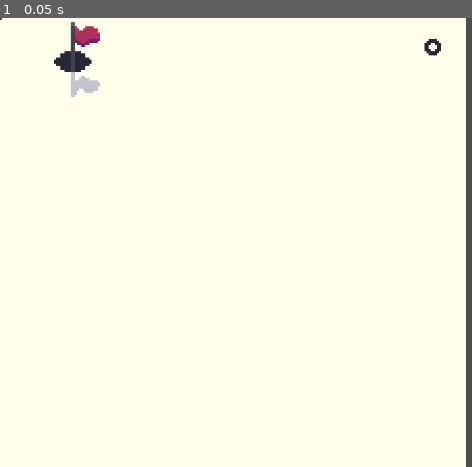
Above: before the commit, frame 1.
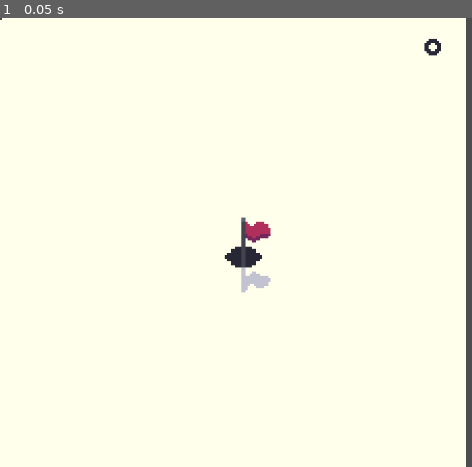
Above: after the commit, the same moment.

Repository: Pojemnik/golfech
Game: Godot game, scene res://scenes/main.tscn
Two runs of this game, one before a commit and one after it. Both use one fixed random seed, a clock stepped at 60 frames per second and the inputs below. Before the commit the project starts from res://main.tscn.
Inputs:
- Up to frame 1 (0.05 s): no input

The runs differ from the first frame. In frame 1, 1.5% of the frame differs, in the area x 11-58%, y 0-62%.

Commit message:
Cleanup directories structure

Diff:
--- a/GameScene.tscn
+++ b/scenes/GameScene.tscn
@@ -1,11 +1,11 @@
 [gd_scene load_steps=9 format=3 uid="uid://drw3t28r5xep0"]
 
 [ext_resource type="Texture2D" uid="uid://dfvcm1lcluy14" path="res://tex/playarea.png" id="1_i2arf"]
-[ext_resource type="PackedScene" uid="uid://dv3jvvqi837e3" path="res://ball.tscn" id="2_hvuor"]
+[ext_resource type="PackedScene" uid="uid://dv3jvvqi837e3" path="res://scenes/ball.tscn" id="2_hvuor"]
 [ext_resource type="Texture2D" uid="uid://1jiuc0mmdlb2" path="res://tex/flag.png" id="3_1kil2"]
-[ext_resource type="PackedScene" uid="uid://de53sucdvbe4m" path="res://bunker.tscn" id="3_haeiw"]
-[ext_resource type="PackedScene" uid="uid://bil7klfgsihs8" path="res://wormhole.tscn" id="4_b5kf5"]
-[ext_resource type="Script" uid="uid://digcmhtjwatr2" path="res://water.gd" id="5_hvuor"]
+[ext_resource type="PackedScene" uid="uid://de53sucdvbe4m" path="res://scenes/bunker.tscn" id="3_haeiw"]
+[ext_resource type="PackedScene" uid="uid://bil7klfgsihs8" path="res://scenes/wormhole.tscn" id="4_b5kf5"]
+[ext_resource type="Script" uid="uid://digcmhtjwatr2" path="res://scripts/water.gd" id="5_hvuor"]
 
 [sub_resource type="RectangleShape2D" id="RectangleShape2D_eqhe0"]
 size = Vector2(20, 120)
--- a/ball.tscn
+++ b/scenes/ball.tscn
@@ -1,6 +1,6 @@
 [gd_scene load_steps=5 format=3 uid="uid://dv3jvvqi837e3"]
 
-[ext_resource type="Script" uid="uid://ckfhh2dky166s" path="res://ball.gd" id="1_41u45"]
+[ext_resource type="Script" uid="uid://ckfhh2dky166s" path="res://scripts/ball.gd" id="1_41u45"]
 [ext_resource type="Texture2D" uid="uid://8ewvrwenv2sg" path="res://tex/ball.png" id="2_ktgx5"]
 
 [sub_resource type="PhysicsMaterial" id="PhysicsMaterial_k77ap"]
--- a/flag.tscn
+++ b/scenes/flag.tscn
@@ -4,7 +4,7 @@
 
 [sub_resource type="CircleShape2D" id="CircleShape2D_jfjt6"]
 
-[node name="Flag" type="Area2D"]
+[node name="Flag" type="Area2D" groups=["flag"]]
 
 [node name="Sprite" type="Sprite2D" parent="."]
 texture_filter = 1
--- a/Level1.tscn
+++ b/scenes/levels/Level1.tscn
@@ -1,11 +1,11 @@
 [gd_scene load_steps=11 format=3 uid="uid://bhoi4dhhi2nh5"]
 
 [ext_resource type="Texture2D" uid="uid://dfvcm1lcluy14" path="res://tex/playarea.png" id="1_wwdpc"]
-[ext_resource type="PackedScene" uid="uid://dv3jvvqi837e3" path="res://ball.tscn" id="3_nc7oo"]
-[ext_resource type="PackedScene" uid="uid://de53sucdvbe4m" path="res://bunker.tscn" id="4_6x3wt"]
-[ext_resource type="PackedScene" uid="uid://bil7klfgsihs8" path="res://wormhole.tscn" id="5_3453u"]
-[ext_resource type="Script" uid="uid://digcmhtjwatr2" path="res://water.gd" id="6_46pvi"]
-[ext_resource type="PackedScene" uid="uid://cdhr8fbix5ilj" path="res://flag.tscn" id="6_lmyl5"]
+[ext_resource type="PackedScene" uid="uid://dv3jvvqi837e3" path="res://scenes/ball.tscn" id="3_nc7oo"]
+[ext_resource type="PackedScene" uid="uid://de53sucdvbe4m" path="res://scenes/bunker.tscn" id="4_6x3wt"]
+[ext_resource type="PackedScene" uid="uid://bil7klfgsihs8" path="res://scenes/wormhole.tscn" id="5_3453u"]
+[ext_resource type="Script" uid="uid://digcmhtjwatr2" path="res://scripts/water.gd" id="6_46pvi"]
+[ext_resource type="PackedScene" uid="uid://cdhr8fbix5ilj" path="res://scenes/flag.tscn" id="6_lmyl5"]
 
 [sub_resource type="RectangleShape2D" id="RectangleShape2D_eqhe0"]
 size = Vector2(20, 120)
@@ -162,8 +162,8 @@
 rotation = 1.5707964
 shape = SubResource("WorldBoundaryShape2D_8qnej")
 
-[node name="Flag" parent="." groups=["flag"] instance=ExtResource("6_lmyl5")]
-position = Vector2(18, 10)
+[node name="Flag" parent="." instance=ExtResource("6_lmyl5")]
+position = Vector2(59, 57)
 
 [connection signal="body_exited" from="Wormhole" to="Wormhole" method="_on_body_exited"]
 [connection signal="body_entered" from="Water" to="Water" method="_on_body_entered"]
--- a/Level2.tscn
+++ b/scenes/levels/Level2.tscn
@@ -1,11 +1,11 @@
 [gd_scene load_steps=10 format=3 uid="uid://jy4dwp4l4gor"]
 
-[ext_resource type="Texture2D" uid="uid://dfvcm1lcluy14" path="res://tex/playarea.png" id="1_8qnej"]
-[ext_resource type="Texture2D" uid="uid://1jiuc0mmdlb2" path="res://tex/flag.png" id="2_ncqfc"]
-[ext_resource type="PackedScene" uid="uid://dv3jvvqi837e3" path="res://ball.tscn" id="3_qgfn2"]
-[ext_resource type="PackedScene" uid="uid://de53sucdvbe4m" path="res://bunker.tscn" id="4_edmbx"]
-[ext_resource type="PackedScene" uid="uid://bil7klfgsihs8" path="res://wormhole.tscn" id="5_k505m"]
-[ext_resource type="Script" uid="uid://digcmhtjwatr2" path="res://water.gd" id="6_mujx1"]
+[ext_resource type="Texture2D" uid="uid://dfvcm1lcluy14" path="res://tex/playarea.png" id="1_twycr"]
+[ext_resource type="PackedScene" uid="uid://dv3jvvqi837e3" path="res://scenes/ball.tscn" id="3_e3qul"]
+[ext_resource type="PackedScene" uid="uid://de53sucdvbe4m" path="res://scenes/bunker.tscn" id="4_dpm1s"]
+[ext_resource type="PackedScene" uid="uid://bil7klfgsihs8" path="res://scenes/wormhole.tscn" id="5_mcssb"]
+[ext_resource type="Script" uid="uid://digcmhtjwatr2" path="res://scripts/water.gd" id="6_dwyyt"]
+[ext_resource type="PackedScene" uid="uid://cdhr8fbix5ilj" path="res://scenes/flag.tscn" id="7_a6cvn"]
 
 [sub_resource type="RectangleShape2D" id="RectangleShape2D_i2arf"]
 size = Vector2(20.121023, 20)
@@ -19,36 +19,30 @@
 [node name="Node2D" type="Node2D"]
 
 [node name="Playarea" type="Sprite2D" parent="."]
-texture = ExtResource("1_8qnej")
+texture = ExtResource("1_twycr")
 centered = false
 
 [node name="Spawnpoint" type="Node2D" parent="."]
 position = Vector2(14, 56)
 
-[node name="Flag" type="Sprite2D" parent="."]
-texture_filter = 1
-position = Vector2(89, 58)
-texture = ExtResource("2_ncqfc")
-offset = Vector2(0.5, 0)
-
-[node name="Ball" parent="." node_paths=PackedStringArray("spawnpoint") instance=ExtResource("3_qgfn2")]
+[node name="Ball" parent="." node_paths=PackedStringArray("spawnpoint") instance=ExtResource("3_e3qul")]
 position = Vector2(14, 56)
 spawnpoint = NodePath("../Spawnpoint")
 
-[node name="Bunker" parent="." instance=ExtResource("4_edmbx")]
+[node name="Bunker" parent="." instance=ExtResource("4_dpm1s")]
 position = Vector2(237, 196)
 
-[node name="Wormhole2" parent="." node_paths=PackedStringArray("output") instance=ExtResource("5_k505m")]
+[node name="Wormhole2" parent="." node_paths=PackedStringArray("output") instance=ExtResource("5_mcssb")]
 position = Vector2(4, 56)
 output = NodePath("../Wormhole")
 
-[node name="Wormhole" parent="." node_paths=PackedStringArray("output") instance=ExtResource("5_k505m")]
+[node name="Wormhole" parent="." node_paths=PackedStringArray("output") instance=ExtResource("5_mcssb")]
 position = Vector2(108, 58)
 output = NodePath("../Wormhole2")
 
 [node name="Water" type="Area2D" parent="."]
 position = Vector2(58, 54)
-script = ExtResource("6_mujx1")
+script = ExtResource("6_dwyyt")
 
 [node name="CollisionShape2D" type="CollisionShape2D" parent="Water"]
 position = Vector2(0, -10)
@@ -124,5 +118,8 @@
 rotation = 1.5707964
 shape = SubResource("WorldBoundaryShape2D_8qnej")
 
+[node name="Flag" parent="." instance=ExtResource("7_a6cvn")]
+position = Vector2(89, 58)
+
 [connection signal="body_exited" from="Wormhole" to="Wormhole" method="_on_body_exited"]
 [connection signal="body_entered" from="Water" to="Water" method="_on_body_entered"]
--- a/Level3.tscn
+++ b/scenes/levels/Level3.tscn
@@ -1,10 +1,10 @@
 [gd_scene load_steps=9 format=3 uid="uid://diq7x8l08nkb8"]
 
 [ext_resource type="Texture2D" uid="uid://dfvcm1lcluy14" path="res://tex/playarea.png" id="1_jfjt6"]
-[ext_resource type="Texture2D" uid="uid://1jiuc0mmdlb2" path="res://tex/flag.png" id="2_0vw6x"]
-[ext_resource type="PackedScene" uid="uid://dv3jvvqi837e3" path="res://ball.tscn" id="3_cgold"]
-[ext_resource type="PackedScene" uid="uid://de53sucdvbe4m" path="res://bunker.tscn" id="4_evb8c"]
-[ext_resource type="Script" uid="uid://digcmhtjwatr2" path="res://water.gd" id="5_yqqjl"]
+[ext_resource type="PackedScene" uid="uid://dv3jvvqi837e3" path="res://scenes/ball.tscn" id="3_cgold"]
+[ext_resource type="PackedScene" uid="uid://de53sucdvbe4m" path="res://scenes/bunker.tscn" id="4_evb8c"]
+[ext_resource type="PackedScene" uid="uid://cdhr8fbix5ilj" path="res://scenes/flag.tscn" id="5_3825t"]
+[ext_resource type="Script" uid="uid://digcmhtjwatr2" path="res://scripts/water.gd" id="5_yqqjl"]
 
 [sub_resource type="CapsuleShape2D" id="CapsuleShape2D_qlmxs"]
 
@@ -23,13 +23,7 @@
 [node name="Spawnpoint" type="Node2D" parent="."]
 position = Vector2(14, 56)
 
-[node name="Flag" type="Sprite2D" parent="."]
-texture_filter = 1
-position = Vector2(89, 58)
-texture = ExtResource("2_0vw6x")
-offset = Vector2(0.5, 0)
-
-[node name="Ball" parent="." node_paths=PackedStringArray("spawnpoint") groups=["ball"] instance=ExtResource("3_cgold")]
+[node name="Ball" parent="." node_paths=PackedStringArray("spawnpoint") instance=ExtResource("3_cgold")]
 position = Vector2(14, 56)
 spawnpoint = NodePath("../Spawnpoint")
 
@@ -89,4 +83,7 @@
 rotation = 1.5707964
 shape = SubResource("WorldBoundaryShape2D_8qnej")
 
+[node name="Flag2" parent="." instance=ExtResource("5_3825t")]
+position = Vector2(89, 58)
+
 [connection signal="body_entered" from="Water" to="Water" method="_on_body_entered"]
--- a/Level4.tscn
+++ b/scenes/levels/Level4.tscn
@@ -1,10 +1,10 @@
 [gd_scene load_steps=9 format=3 uid="uid://b27yoieqat8ht"]
 
 [ext_resource type="Texture2D" uid="uid://dfvcm1lcluy14" path="res://tex/playarea.png" id="1_545p4"]
-[ext_resource type="PackedScene" uid="uid://cdhr8fbix5ilj" path="res://flag.tscn" id="2_jfjt6"]
-[ext_resource type="PackedScene" uid="uid://dv3jvvqi837e3" path="res://ball.tscn" id="3_nqeel"]
-[ext_resource type="PackedScene" uid="uid://de53sucdvbe4m" path="res://bunker.tscn" id="4_u5lf4"]
-[ext_resource type="Script" uid="uid://digcmhtjwatr2" path="res://water.gd" id="6_ewulq"]
+[ext_resource type="PackedScene" uid="uid://cdhr8fbix5ilj" path="res://scenes/flag.tscn" id="2_jfjt6"]
+[ext_resource type="PackedScene" uid="uid://dv3jvvqi837e3" path="res://scenes/ball.tscn" id="3_nqeel"]
+[ext_resource type="PackedScene" uid="uid://de53sucdvbe4m" path="res://scenes/bunker.tscn" id="4_u5lf4"]
+[ext_resource type="Script" uid="uid://digcmhtjwatr2" path="res://scripts/water.gd" id="6_ewulq"]
 
 [sub_resource type="CapsuleShape2D" id="CapsuleShape2D_qlmxs"]
 radius = 20.3
@@ -21,9 +21,6 @@
 [node name="Playarea" type="Sprite2D" parent="."]
 texture = ExtResource("1_545p4")
 centered = false
-
-[node name="Flag" parent="." instance=ExtResource("2_jfjt6")]
-position = Vector2(58, 72)
 
 [node name="Ball" parent="." node_paths=PackedStringArray("spawnpoint") instance=ExtResource("3_nqeel")]
 position = Vector2(58, 49)
@@ -103,4 +100,7 @@
 position = Vector2(112.00001, 71)
 scale = Vector2(0.4, 0.4)
 
+[node name="Flag" parent="." instance=ExtResource("2_jfjt6")]
+position = Vector2(58, 72)
+
 [connection signal="body_entered" from="Water" to="Water" method="_on_body_entered"]
--- a/LevelTest.tscn
+++ b/scenes/levels/LevelTest.tscn
@@ -2,10 +2,10 @@
 
 [ext_resource type="Texture2D" uid="uid://dfvcm1lcluy14" path="res://tex/playarea.png" id="1_8qnej"]
 [ext_resource type="Texture2D" uid="uid://1jiuc0mmdlb2" path="res://tex/flag.png" id="2_ncqfc"]
-[ext_resource type="PackedScene" uid="uid://dv3jvvqi837e3" path="res://ball.tscn" id="3_qgfn2"]
-[ext_resource type="PackedScene" uid="uid://de53sucdvbe4m" path="res://bunker.tscn" id="4_edmbx"]
-[ext_resource type="PackedScene" uid="uid://bil7klfgsihs8" path="res://wormhole.tscn" id="5_k505m"]
-[ext_resource type="Script" uid="uid://digcmhtjwatr2" path="res://water.gd" id="6_mujx1"]
+[ext_resource type="PackedScene" uid="uid://dv3jvvqi837e3" path="res://scenes/ball.tscn" id="3_qgfn2"]
+[ext_resource type="PackedScene" uid="uid://de53sucdvbe4m" path="res://scenes/bunker.tscn" id="4_edmbx"]
+[ext_resource type="PackedScene" uid="uid://bil7klfgsihs8" path="res://scenes/wormhole.tscn" id="5_k505m"]
+[ext_resource type="Script" uid="uid://digcmhtjwatr2" path="res://scripts/water.gd" id="6_mujx1"]
 
 [sub_resource type="RectangleShape2D" id="RectangleShape2D_eqhe0"]
 size = Vector2(20, 120)
--- a/magnet.tscn
+++ b/scenes/magnet.tscn
@@ -1,6 +1,6 @@
 [gd_scene load_steps=4 format=3 uid="uid://rui87mm4fd88"]
 
-[ext_resource type="Script" uid="uid://cm88s6emtb80t" path="res://magnet.gd" id="1_wu1kv"]
+[ext_resource type="Script" uid="uid://cm88s6emtb80t" path="res://scripts/magnet.gd" id="1_wu1kv"]
 
 [sub_resource type="CircleShape2D" id="CircleShape2D_1kil2"]
 
--- a/main.tscn
+++ b/scenes/main.tscn
@@ -1,11 +1,11 @@
 [gd_scene load_steps=8 format=3 uid="uid://cir3h3iqn2nq0"]
 
 [ext_resource type="Shader" path="res://hpx.gdshader" id="1_0xm2m"]
-[ext_resource type="PackedScene" uid="uid://bhoi4dhhi2nh5" path="res://Level1.tscn" id="2_0xm2m"]
-[ext_resource type="Script" uid="uid://cvc5y6y42peap" path="res://level_loader.gd" id="2_h2yge"]
-[ext_resource type="PackedScene" uid="uid://jy4dwp4l4gor" path="res://Level2.tscn" id="4_7mycd"]
-[ext_resource type="PackedScene" uid="uid://diq7x8l08nkb8" path="res://Level3.tscn" id="5_272bh"]
-[ext_resource type="PackedScene" uid="uid://b27yoieqat8ht" path="res://Level4.tscn" id="6_5vw27"]
+[ext_resource type="PackedScene" uid="uid://bhoi4dhhi2nh5" path="res://scenes/levels/Level1.tscn" id="2_0xm2m"]
+[ext_resource type="Script" uid="uid://cvc5y6y42peap" path="res://scripts/level_loader.gd" id="2_h2yge"]
+[ext_resource type="PackedScene" uid="uid://jy4dwp4l4gor" path="res://scenes/levels/LevelTest.tscn" id="4_7mycd"]
+[ext_resource type="PackedScene" uid="uid://diq7x8l08nkb8" path="res://scenes/levels/Level3.tscn" id="5_272bh"]
+[ext_resource type="PackedScene" uid="uid://b27yoieqat8ht" path="res://scenes/levels/Level4.tscn" id="6_5vw27"]
 
 [sub_resource type="ShaderMaterial" id="ShaderMaterial_h2yge"]
 shader = ExtResource("1_0xm2m")
--- a/wormhole.tscn
+++ b/scenes/wormhole.tscn
@@ -1,6 +1,6 @@
 [gd_scene load_steps=3 format=3 uid="uid://bil7klfgsihs8"]
 
-[ext_resource type="Script" uid="uid://uowxg4p3e20o" path="res://teleport.gd" id="1_lhetx"]
+[ext_resource type="Script" uid="uid://uowxg4p3e20o" path="res://scripts/teleport.gd" id="1_lhetx"]
 
 [sub_resource type="CircleShape2D" id="CircleShape2D_haeiw"]
 
Renamed: bunker.tscn -> scenes/bunker.tscn
Renamed: playroom.tscn -> scenes/playroom.tscn
Renamed: ball.gd -> scripts/ball.gd
Renamed: ball.gd.uid -> scripts/ball.gd.uid
Renamed: level_loader.gd -> scripts/level_loader.gd
Renamed: level_loader.gd.uid -> scripts/level_loader.gd.uid
Renamed: magnet.gd -> scripts/magnet.gd
Renamed: magnet.gd.uid -> scripts/magnet.gd.uid
Renamed: teleport.gd -> scripts/teleport.gd
Renamed: teleport.gd.uid -> scripts/teleport.gd.uid
Renamed: water.gd -> scripts/water.gd
Renamed: water.gd.uid -> scripts/water.gd.uid
